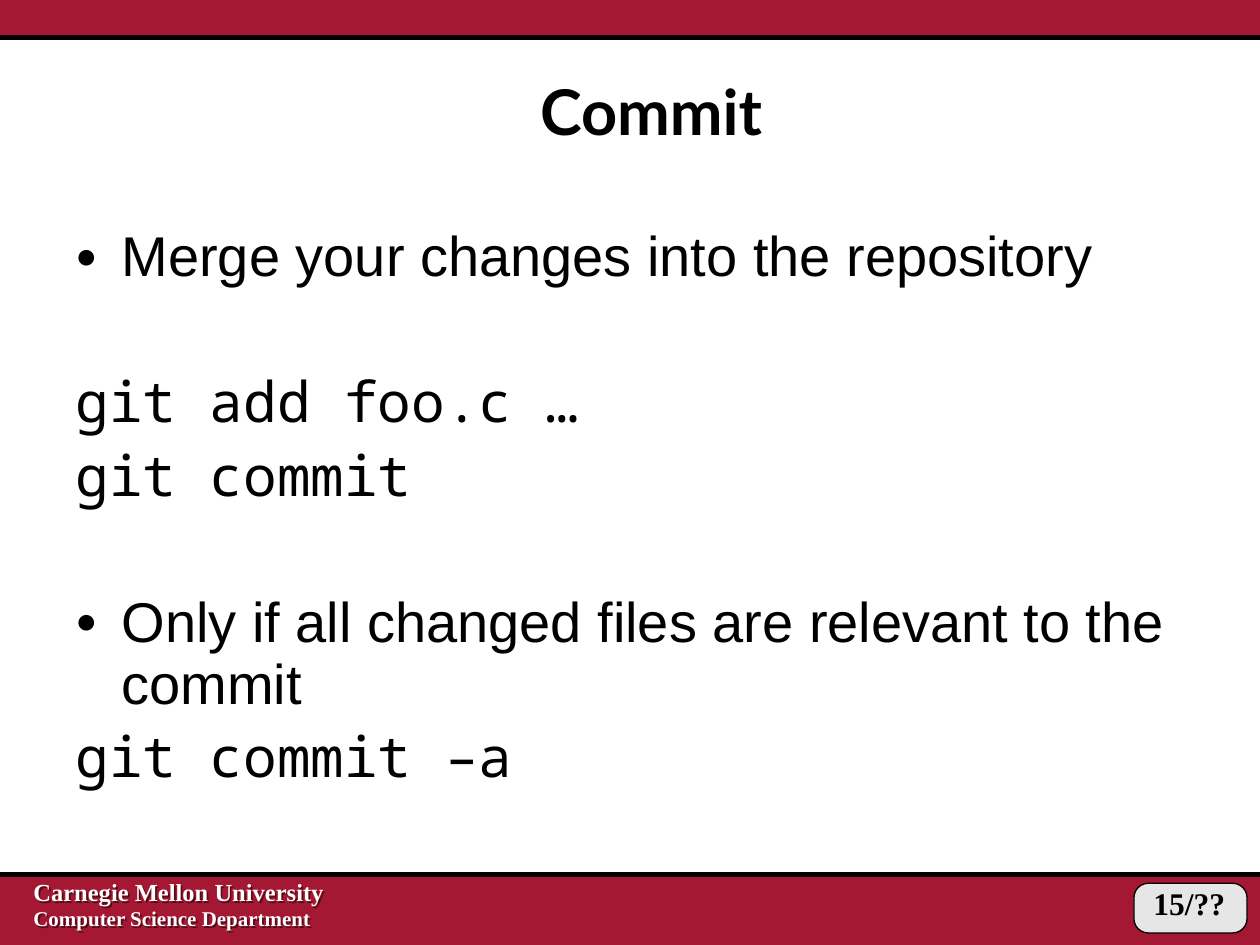
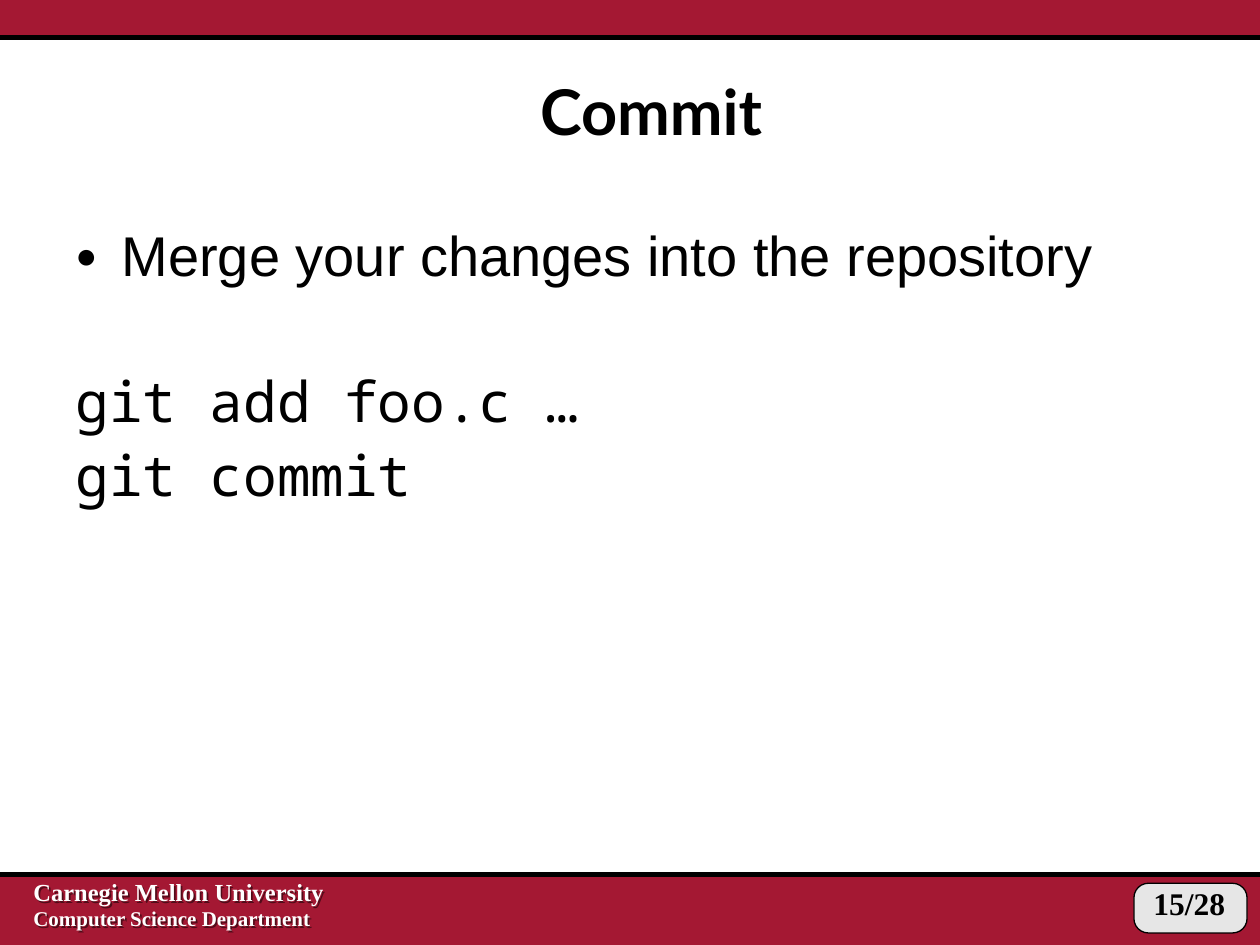
Before and after one commit to Jarvishappy/15-441-Recitation-Sessions, a slide deck: slide 15 of recitation3/src/recitation3-version_control.pptx. Drawn at 1260x945 pixels with LibreOffice and Linux fonts; fonts in the diff are those of the drawing. Boxes give left, top, right and bottom in pixels: in the first picture for what was removed or moved away, otherwise in the second. Text is boxed around its words. In the diff, an @@ line names an element or a change of style, - is before the commit and + after.

```diff
--- a/recitation3/src/recitation3-version_control.pptx
+++ b/recitation3/src/recitation3-version_control.pptx
@@ text at box(75, 601, 1164, 791): paragraphs removed @@
-● Only if all changed files are relevant to the commit
-git commit –a
@@ page number at box(1153, 894, 1225, 916): text changed @@
-15/??
+15/28
```
Also in this commit, not shown: 1 other slide changed, 1 other file.
